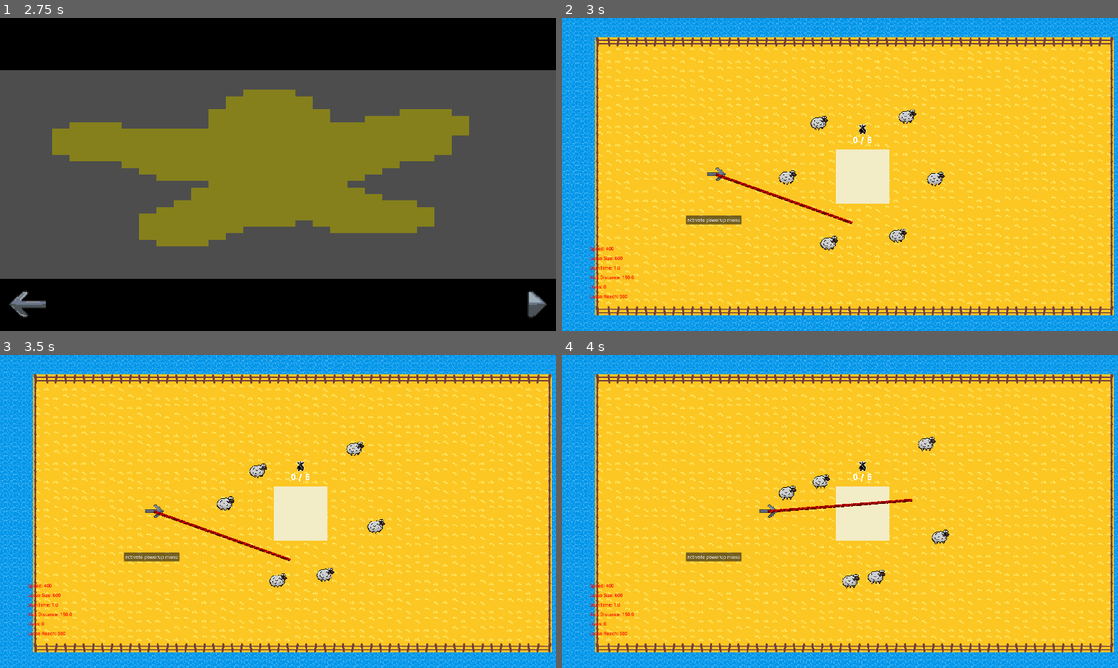
Above: before the commit, frames 1-4 (two rows, left to right).
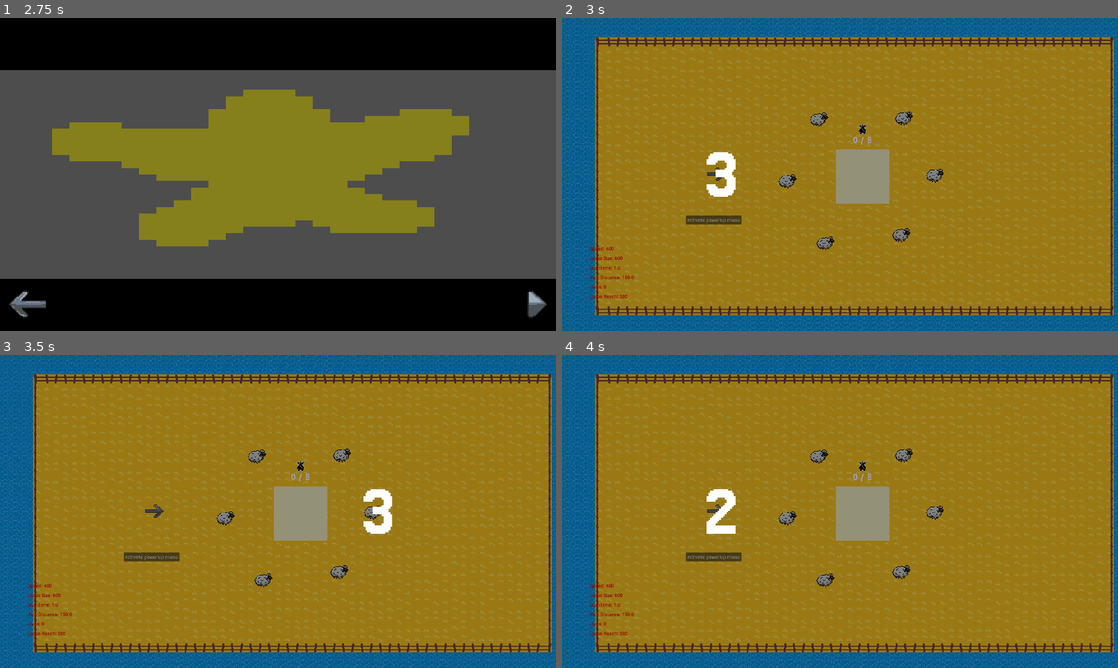
Above: after the commit, the same moments.

Repository: kinghos/GMTK-Game-Jam-2025
Game: Godot game, scene res://scenes/ui/title_screen.tscn
Same seed, same stepped clock (60 frames per second), same inputs: the game is played once before the commit and once after it.
Inputs (mouse positions are in pixels of both pictures, inside the frame that each line leads up to):
- Up to frame 1 (2.75 s): click "PLAY" at 0.5 s; click (528, 305) at 1.25 s; click (528, 305) at 2 s
- Up to frame 2 (3 s): click (1095, 309) at 2.75 s
- Up to frame 3 (3.5 s): no input
- Up to frame 4 (4 s): move the mouse to (962, 495) at 3.52 s; hold Right (Right) from 3.53 s (still down); hold Space (Kick) from 3.53 s (still down); click (962, 495) at 3.67 s

Frame 1 is identical in both runs. In frame 2, 100% of the frame differs, in the area x 0-100%, y 0-100%; in frame 3, 100%; in frame 4, 100%.

Commit message:
Start countdown implemented

Diff:
--- a/scenes/level.gd
+++ b/scenes/level.gd
@@ -1,10 +1,12 @@
 extends Node2D
 
 @onready var game_ui: CanvasLayer = $GameUI
+@onready var start_countdown: CanvasLayer = $StartCountdown
 
 func _ready():
 	Globals.current_level = self
 	Globals.pause_menu = $PauseMenu
 
+
 func _on_button_pressed() -> void:
 	game_ui.trigger_powerups_menu()
--- a/scenes/levels/base_level.tscn
+++ b/scenes/levels/base_level.tscn
@@ -1,11 +1,12 @@
-[gd_scene load_steps=12 format=3 uid="uid://dow5jdyygni3s"]
+[gd_scene load_steps=13 format=3 uid="uid://dow5jdyygni3s"]
 
 [ext_resource type="Script" uid="uid://bmvevy34gpj8u" path="res://scenes/level.gd" id="1_earhg"]
 [ext_resource type="Texture2D" uid="uid://d2brulbka1pa" path="res://assets/graphics/sprites/tileset.png" id="2_3rriw"]
 [ext_resource type="PackedScene" uid="uid://byg6xjjjpdp1o" path="res://scenes/ui/game_ui.tscn" id="3_fal5o"]
 [ext_resource type="PackedScene" uid="uid://bf3xuac4xxpsw" path="res://scenes/camera_bound.tscn" id="3_h4ce7"]
-[ext_resource type="PackedScene" uid="uid://c2d3oaak7o717" path="res://scenes/ui/pause_menu.tscn" id="4_b0lsh"]
-[ext_resource type="PackedScene" uid="uid://t3b5gcmdq0w2" path="res://scenes/player.tscn" id="5_3rj88"]
+[ext_resource type="PackedScene" path="res://scenes/ui/pause_menu.tscn" id="4_b0lsh"]
+[ext_resource type="PackedScene" uid="uid://t3b5gcmdq0w2" path="res://scenes/Player.tscn" id="5_3rj88"]
+[ext_resource type="PackedScene" uid="uid://fs7gqsq5cg6l" path="res://scenes/ui/start_countdown.tscn" id="5_53c65"]
 [ext_resource type="PackedScene" uid="uid://k3vx7abiijuu" path="res://scenes/lasso.tscn" id="6_klwti"]
 
 [sub_resource type="TileSetAtlasSource" id="TileSetAtlasSource_h4ce7"]
@@ -104,7 +105,11 @@
 
 [node name="GameUI" parent="." instance=ExtResource("3_fal5o")]
 
+[node name="StartCountdown" parent="." instance=ExtResource("5_53c65")]
+layer = 2
+
 [node name="PauseMenu" parent="." instance=ExtResource("4_b0lsh")]
+layer = 3
 visible = false
 
 [node name="Player" parent="." instance=ExtResource("5_3rj88")]
@@ -122,3 +127,7 @@
 [node name="Cows" type="Node" parent="Animals"]
 
 [node name="Chickens" type="Node" parent="Animals"]
+
+[node name="GameTimer" type="Timer" parent="."]
+wait_time = 60.0
+one_shot = true
--- a/scenes/levels/level_1.tscn
+++ b/scenes/levels/level_1.tscn
@@ -24,13 +24,8 @@
 [node name="Right" parent="CameraBounds" index="3"]
 position = Vector2(1970, 531)
 
-[node name="Player" parent="." index="4"]
+[node name="Player" parent="." index="5"]
 position = Vector2(481, 538)
-
-[node name="Pen" parent="Pens" index="0" instance=ExtResource("2_nsrm0")]
-position = Vector2(988, 545)
-max_animals = 6
-animal_type = "Sheep"
 
 [node name="Button" type="Button" parent="." index="7"]
 offset_left = 378.0
@@ -38,6 +33,11 @@
 offset_right = 570.0
 offset_bottom = 710.0
 text = "activate powerup menu"
+
+[node name="Pen" parent="Pens" index="0" instance=ExtResource("2_nsrm0")]
+position = Vector2(988, 545)
+max_animals = 6
+animal_type = "Sheep"
 
 [node name="Sheep" parent="Animals/Sheep" index="0" instance=ExtResource("3_x42e6")]
 position = Vector2(838, 349)
--- /dev/null
+++ b/scenes/ui/start_countdown.gd
@@ -0,0 +1,11 @@
+extends CanvasLayer
+
+@onready var animation_player: AnimationPlayer = $AnimationPlayer
+
+func _ready() -> void:
+	get_tree().paused = true
+	show()
+	animation_player.play("countdown")
+	await animation_player.animation_finished
+	get_tree().paused = false
+	hide()
--- /dev/null
+++ b/scenes/ui/start_countdown.tscn
@@ -0,0 +1,204 @@
+[gd_scene load_steps=6 format=3 uid="uid://fs7gqsq5cg6l"]
+
+[ext_resource type="Script" uid="uid://c4jeoe7ng18sl" path="res://scenes/ui/start_countdown.gd" id="1_d3mxy"]
+[ext_resource type="Theme" uid="uid://cqid6eqdw6f54" path="res://scenes/ui/ui.tres" id="1_qd3t4"]
+
+[sub_resource type="Animation" id="Animation_d3mxy"]
+resource_name = "countdown"
+length = 3.5
+step = 0.25
+tracks/0/type = "value"
+tracks/0/imported = false
+tracks/0/enabled = true
+tracks/0/path = NodePath("ColorRect/3:position")
+tracks/0/interp = 1
+tracks/0/loop_wrap = true
+tracks/0/keys = {
+"times": PackedFloat32Array(0, 0.25, 0.5, 1),
+"transitions": PackedFloat32Array(1, 1, 1, 1),
+"update": 0,
+"values": [Vector2(-130, 411.5), Vector2(897.5, 411.5), Vector2(897.5, 411.5), Vector2(2050, 411.5)]
+}
+tracks/1/type = "value"
+tracks/1/imported = false
+tracks/1/enabled = true
+tracks/1/path = NodePath("ColorRect/2:position")
+tracks/1/interp = 1
+tracks/1/loop_wrap = true
+tracks/1/keys = {
+"times": PackedFloat32Array(1, 1.25, 1.5, 2),
+"transitions": PackedFloat32Array(1, 1, 1, 1),
+"update": 0,
+"values": [Vector2(-130, 411.5), Vector2(897.5, 411.5), Vector2(897.5, 411.5), Vector2(2050, 411.5)]
+}
+tracks/2/type = "value"
+tracks/2/imported = false
+tracks/2/enabled = true
+tracks/2/path = NodePath("ColorRect/1:position")
+tracks/2/interp = 1
+tracks/2/loop_wrap = true
+tracks/2/keys = {
+"times": PackedFloat32Array(2, 2.25, 2.5, 3),
+"transitions": PackedFloat32Array(1, 1, 1, 1),
+"update": 0,
+"values": [Vector2(-130, 411.5), Vector2(897.5, 411.5), Vector2(897.5, 411.5), Vector2(2050, 411.5)]
+}
+tracks/3/type = "value"
+tracks/3/imported = false
+tracks/3/enabled = true
+tracks/3/path = NodePath("ColorRect/Go!:position")
+tracks/3/interp = 1
+tracks/3/loop_wrap = true
+tracks/3/keys = {
+"times": PackedFloat32Array(3, 3.125),
+"transitions": PackedFloat32Array(1, 1),
+"update": 0,
+"values": [Vector2(-299.985, 411.5), Vector2(897.5, 411.5)]
+}
+tracks/4/type = "value"
+tracks/4/imported = false
+tracks/4/enabled = true
+tracks/4/path = NodePath(".:visible")
+tracks/4/interp = 1
+tracks/4/loop_wrap = true
+tracks/4/keys = {
+"times": PackedFloat32Array(0, 3.5),
+"transitions": PackedFloat32Array(1, 1),
+"update": 1,
+"values": [true, false]
+}
+tracks/5/type = "value"
+tracks/5/imported = false
+tracks/5/enabled = true
+tracks/5/path = NodePath("ColorRect:modulate")
+tracks/5/interp = 1
+tracks/5/loop_wrap = true
+tracks/5/keys = {
+"times": PackedFloat32Array(3.25, 3.5),
+"transitions": PackedFloat32Array(1, 1),
+"update": 0,
+"values": [Color(1, 1, 1, 1), Color(1, 1, 1, 0)]
+}
+
+[sub_resource type="Animation" id="Animation_3ku1a"]
+length = 0.001
+tracks/0/type = "value"
+tracks/0/imported = false
+tracks/0/enabled = true
+tracks/0/path = NodePath(".:visible")
+tracks/0/interp = 1
+tracks/0/loop_wrap = true
+tracks/0/keys = {
+"times": PackedFloat32Array(0),
+"transitions": PackedFloat32Array(1),
+"update": 1,
+"values": [true]
+}
+tracks/1/type = "value"
+tracks/1/imported = false
+tracks/1/enabled = true
+tracks/1/path = NodePath("ColorRect:modulate")
+tracks/1/interp = 1
+tracks/1/loop_wrap = true
+tracks/1/keys = {
+"times": PackedFloat32Array(0),
+"transitions": PackedFloat32Array(1),
+"update": 0,
+"values": [Color(1, 1, 1, 1)]
+}
+
+[sub_resource type="AnimationLibrary" id="AnimationLibrary_a5r23"]
+_data = {
+&"RESET": SubResource("Animation_3ku1a"),
+&"countdown": SubResource("Animation_d3mxy")
+}
+
+[node name="StartCountdown" type="CanvasLayer"]
+process_mode = 3
+script = ExtResource("1_d3mxy")
+
+[node name="ColorRect" type="ColorRect" parent="."]
+anchors_preset = 15
+anchor_right = 1.0
+anchor_bottom = 1.0
+grow_horizontal = 2
+grow_vertical = 2
+color = Color(0, 0, 0, 0.388235)
+
+[node name="3" type="Label" parent="ColorRect"]
+layout_mode = 1
+anchors_preset = 8
+anchor_left = 0.5
+anchor_top = 0.5
+anchor_right = 0.5
+anchor_bottom = 0.5
+offset_left = 1090.0
+offset_top = -128.5
+offset_right = 1215.0
+offset_bottom = 388.5
+grow_horizontal = 2
+grow_vertical = 2
+theme = ExtResource("1_qd3t4")
+theme_override_font_sizes/font_size = 256
+text = "3"
+horizontal_alignment = 1
+
+[node name="2" type="Label" parent="ColorRect"]
+layout_mode = 1
+anchors_preset = 8
+anchor_left = 0.5
+anchor_top = 0.5
+anchor_right = 0.5
+anchor_bottom = 0.5
+offset_left = 1090.0
+offset_top = -128.5
+offset_right = 1215.0
+offset_bottom = 388.5
+grow_horizontal = 2
+grow_vertical = 2
+theme = ExtResource("1_qd3t4")
+theme_override_font_sizes/font_size = 256
+text = "2
+"
+horizontal_alignment = 1
+
+[node name="1" type="Label" parent="ColorRect"]
+layout_mode = 1
+anchors_preset = 8
+anchor_left = 0.5
+anchor_top = 0.5
+anchor_right = 0.5
+anchor_bottom = 0.5
+offset_left = 1090.0
+offset_top = -128.5
+offset_right = 1215.0
+offset_bottom = 388.5
+grow_horizontal = 2
+grow_vertical = 2
+theme = ExtResource("1_qd3t4")
+theme_override_font_sizes/font_size = 256
+text = "1"
+horizontal_alignment = 1
+
+[node name="Go!" type="Label" parent="ColorRect"]
+layout_mode = 1
+anchors_preset = 8
+anchor_left = 0.5
+anchor_top = 0.5
+anchor_right = 0.5
+anchor_bottom = 0.5
+offset_left = -62.5
+offset_top = -128.5
+offset_right = 237.5
+offset_bottom = 388.5
+grow_horizontal = 2
+grow_vertical = 2
+theme = ExtResource("1_qd3t4")
+theme_override_font_sizes/font_size = 256
+text = "Go!"
+horizontal_alignment = 1
+
+[node name="AnimationPlayer" type="AnimationPlayer" parent="."]
+libraries = {
+&"": SubResource("AnimationLibrary_a5r23")
+}
Not shown, added: scenes/ui/start_countdown.gd.uid
